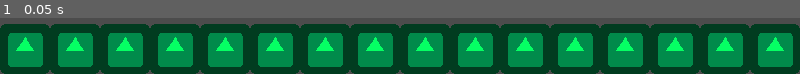
Above: before the commit, frame 1.
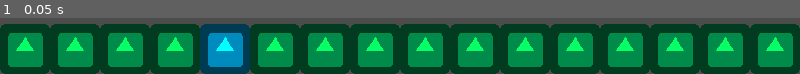
Above: after the commit, the same moment.

Repository: matprado/GameJamSemcomp22
Game: Godot game, scene res://Assets/Scenes/World.tscn
Same seed, same stepped clock (60 frames per second), same inputs: the game is played once before the commit and once after it. The engine's default icon, where the game draws it, is replaced by a stand-in: a white triangle on a blue panel in a dark square.
Inputs:
- Up to frame 1 (0.05 s): no input

The runs differ from the first frame. In frame 1, 5.5% of the frame differs, in the area x 25-32%, y 10-100%.

Commit message:
Botões

Diff:
--- a/Game/Assets/Scenes/ChangingBlock.tscn
+++ b/Game/Assets/Scenes/ChangingBlock.tscn
@@ -1,18 +1,20 @@
-[gd_scene load_steps=3 format=2]
+[gd_scene load_steps=4 format=2]
 
-[ext_resource path="res://icon.png" type="Texture" id=1]
+[ext_resource path="res://Assets/Scripts/ChangingBlock.gd" type="Script" id=1]
+[ext_resource path="res://icon.png" type="Texture" id=2]
 
 [sub_resource type="RectangleShape2D" id=1]
 extents = Vector2( 30.6716, 32.221 )
 
 [node name="ChangingBlock" type="Node2D"]
-position = Vector2( 37.1217, 24.5482 )
+position = Vector2( 448, 192 )
+script = ExtResource( 1 )
 __meta__ = {
 "_edit_group_": true
 }
 
 [node name="Sprite" type="Sprite" parent="."]
-texture = ExtResource( 1 )
+texture = ExtResource( 2 )
 region_enabled = true
 region_rect = Rect2( 0, 0, 64, 64 )
 
--- a/Game/Assets/Scenes/TileSet.tscn
+++ b/Game/Assets/Scenes/TileSet.tscn
@@ -42,7 +42,6 @@
 shape = SubResource( 1 )
 
 [node name="Tile3" type="Sprite" parent="."]
-editor/display_folded = true
 modulate = Color( 0.0235294, 1, 0.396078, 1 )
 position = Vector2( 191.104, 1.28167 )
 texture = ExtResource( 1 )
--- a/Game/Assets/Scenes/World.tscn
+++ b/Game/Assets/Scenes/World.tscn
@@ -1,6 +1,7 @@
-[gd_scene load_steps=4 format=2]
+[gd_scene load_steps=5 format=2]
 
 [ext_resource path="res://icon.png" type="Texture" id=1]
+[ext_resource path="res://Assets/Scenes/ChangingBlock.tscn" type="PackedScene" id=2]
 
 [sub_resource type="RectangleShape2D" id=1]
 extents = Vector2( 15.9527, 16.1985 )
@@ -61,3 +62,6 @@
 tile_set = SubResource( 2 )
 format = 1
 tile_data = PoolIntArray( 720896, 2, 0, 720897, 2, 0, 720898, 2, 0, 720899, 2, 0, 720900, 2, 0, 720901, 2, 0, 720902, 2, 0, 720903, 2, 0, 720904, 2, 0, 720905, 2, 0, 720906, 2, 0, 720907, 2, 0, 720908, 2, 0, 720909, 2, 0, 720910, 2, 0, 720911, 2, 0 )
+
+[node name="ChangingBlock" parent="." instance=ExtResource( 2 )]
+position = Vector2( 288, 736 )
--- /dev/null
+++ b/Game/Assets/Scripts/ChangingBlock.gd
@@ -0,0 +1,14 @@
+extends Node2D
+
+# Declare member variables here. Examples:
+# var a = 2
+# var b = "text"
+
+# Called when the node enters the scene tree for the first time.
+func _ready():
+	$Sprite.modulate = Color.aqua;
+	pass # Replace with function body.
+
+# Called every frame. 'delta' is the elapsed time since the previous frame.
+#func _process(delta):
+#	pass
--- a/Game/project.godot
+++ b/Game/project.godot
@@ -25,6 +25,33 @@
 window/size/always_on_top=true
 window/stretch/mode="2d"
 
+[input]
+
+button_1={
+"deadzone": 0.5,
+"events": [ Object(InputEventKey,"resource_local_to_scene":false,"resource_name":"","device":0,"alt":false,"shift":false,"control":false,"meta":false,"command":false,"pressed":false,"scancode":16777231,"unicode":0,"echo":false,"script":null)
+, Object(InputEventKey,"resource_local_to_scene":false,"resource_name":"","device":0,"alt":false,"shift":false,"control":false,"meta":false,"command":false,"pressed":false,"scancode":65,"unicode":0,"echo":false,"script":null)
+ ]
+}
+button_2={
+"deadzone": 0.5,
+"events": [ Object(InputEventKey,"resource_local_to_scene":false,"resource_name":"","device":0,"alt":false,"shift":false,"control":false,"meta":false,"command":false,"pressed":false,"scancode":16777233,"unicode":0,"echo":false,"script":null)
+, Object(InputEventKey,"resource_local_to_scene":false,"resource_name":"","device":0,"alt":false,"shift":false,"control":false,"meta":false,"command":false,"pressed":false,"scancode":68,"unicode":0,"echo":false,"script":null)
+ ]
+}
+button_3={
+"deadzone": 0.5,
+"events": [ Object(InputEventKey,"resource_local_to_scene":false,"resource_name":"","device":0,"alt":false,"shift":false,"control":false,"meta":false,"command":false,"pressed":false,"scancode":16777232,"unicode":0,"echo":false,"script":null)
+, Object(InputEventKey,"resource_local_to_scene":false,"resource_name":"","device":0,"alt":false,"shift":false,"control":false,"meta":false,"command":false,"pressed":false,"scancode":87,"unicode":0,"echo":false,"script":null)
+ ]
+}
+button_4={
+"deadzone": 0.5,
+"events": [ Object(InputEventKey,"resource_local_to_scene":false,"resource_name":"","device":0,"alt":false,"shift":false,"control":false,"meta":false,"command":false,"pressed":false,"scancode":16777234,"unicode":0,"echo":false,"script":null)
+, Object(InputEventKey,"resource_local_to_scene":false,"resource_name":"","device":0,"alt":false,"shift":false,"control":false,"meta":false,"command":false,"pressed":false,"scancode":83,"unicode":0,"echo":false,"script":null)
+ ]
+}
+
 [rendering]
 
 environment/default_environment="res://default_env.tres"
